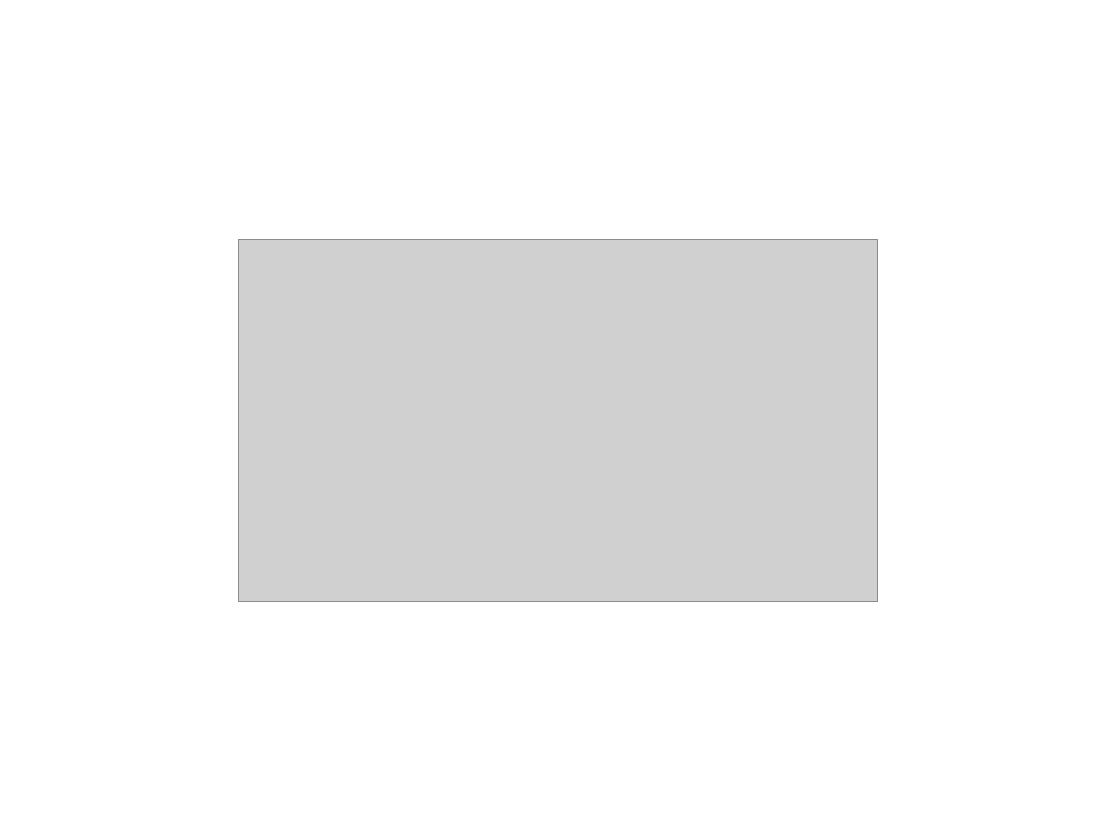
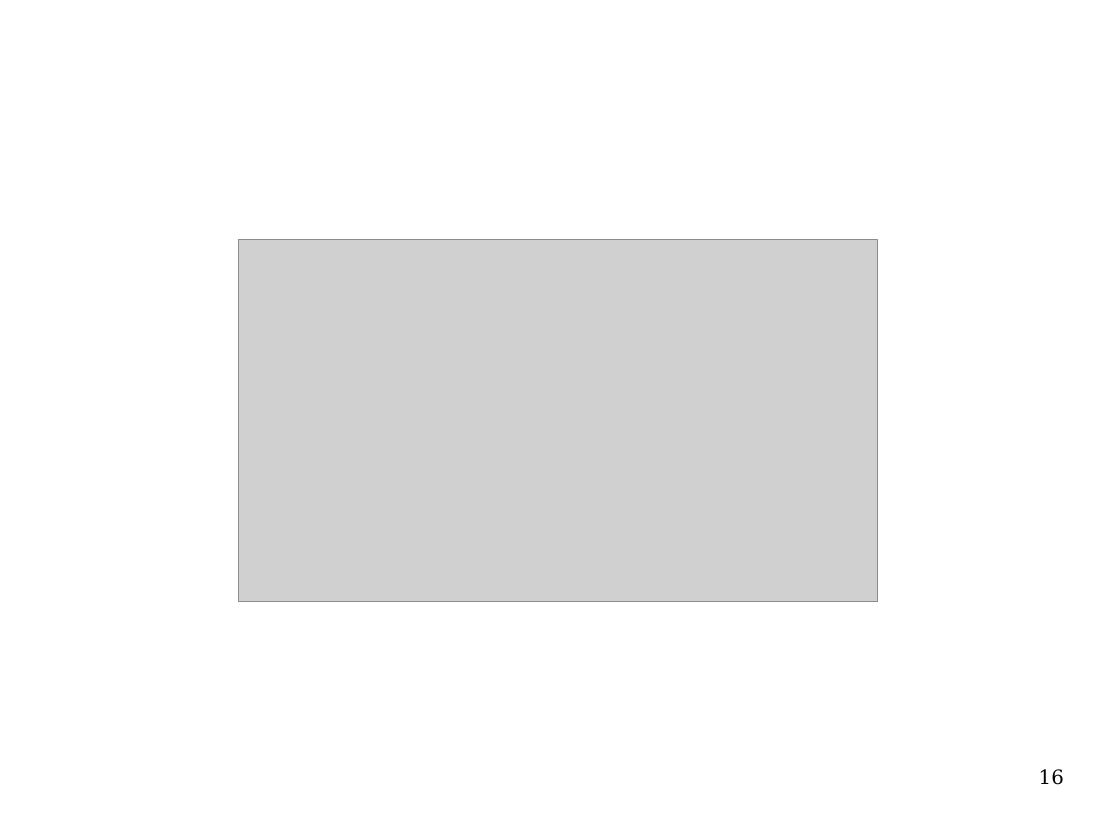
Before and after one commit to te-bachi/SimulationDoc, a slide deck: slide 16 of präsentation/Präsentation.odp (slide 14 before the commit). Drawn at 1120x840 pixels with LibreOffice and Linux fonts; fonts in the diff are those of the drawing; grey boxes stand for pictures. Boxes give left, top, right and bottom in pixels: in the first picture for what was removed or moved away, otherwise in the second. Text is boxed around its words. In the diff, an @@ line names an element or a change of style, - is before the commit and + after.

```diff
--- a/präsentation/Präsentation.odp
+++ b/präsentation/Präsentation.odp
@@ page number added at (1039,769,1064,785), 14 pt, text #000000 @@
+16
```
Also in this commit, not shown: 13 other slides changed, 15 slides added, 6 slides removed.
